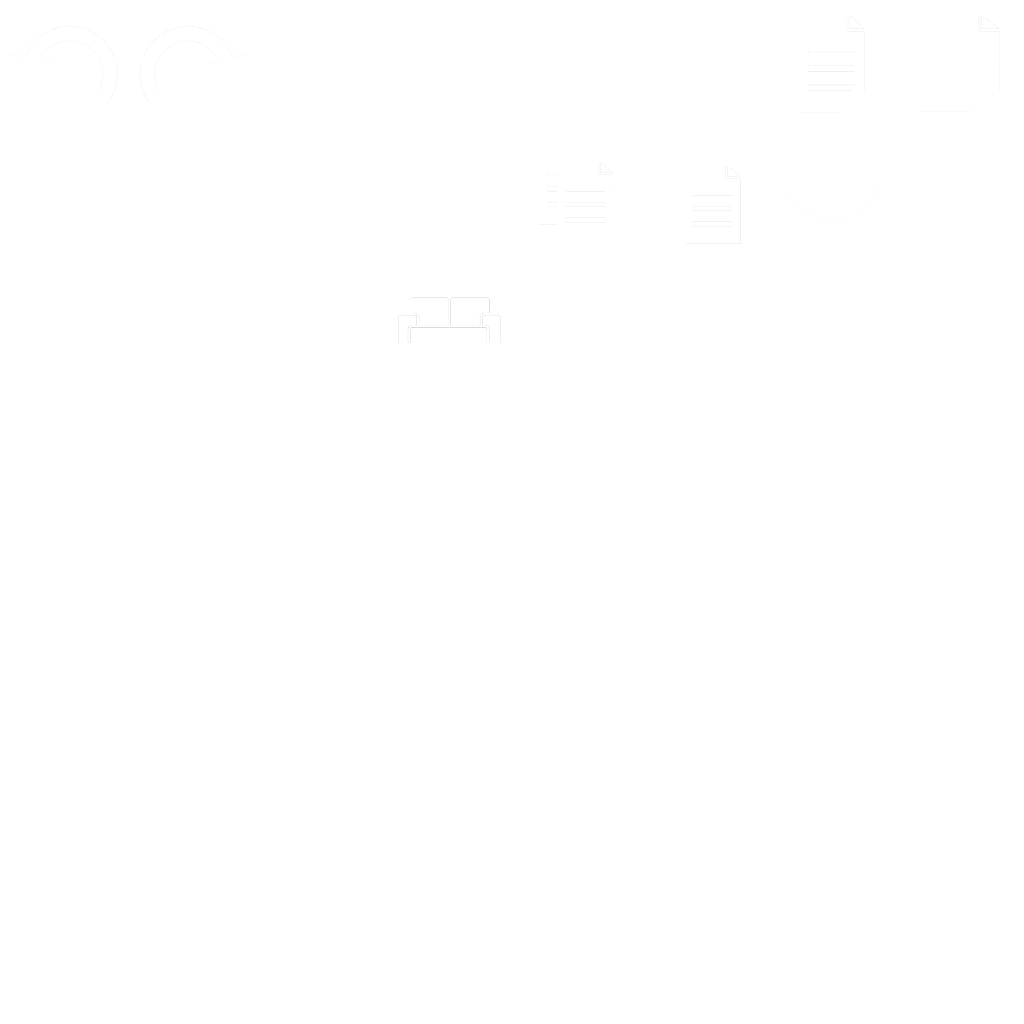
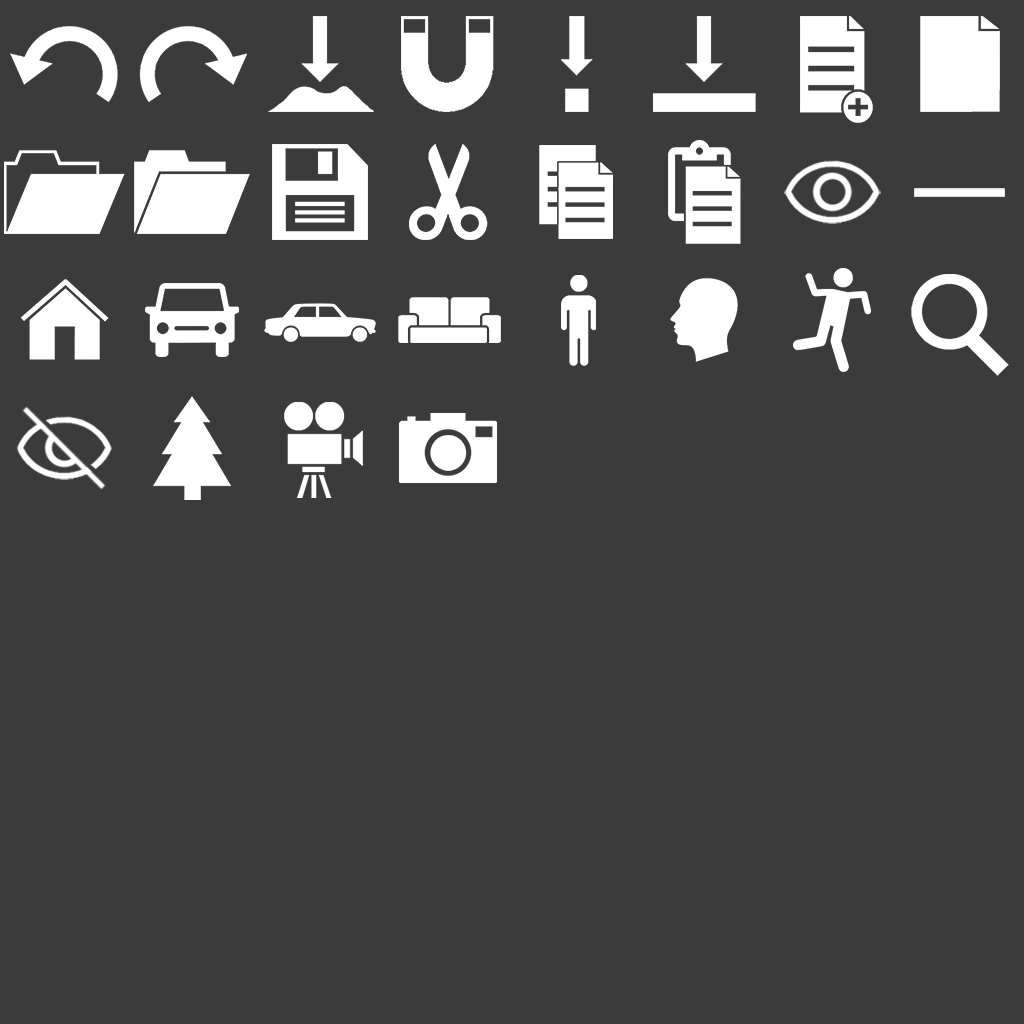
Before/after of a 1024x1024 layered artwork. What changed in the layer stack:
added layer "icon_camera2" in group "Icons" over <box>399,413,497,483</box>
added layer "icon_camera" in group "Icons" over <box>284,402,363,498</box>
added layer "icon_tree" in group "Icons" over <box>153,396,231,500</box>
added layer "icon_eye_disabled" in group "Icons" over <box>16,406,113,490</box>
showed "Background" over <box>0,0,1024,1024</box>
